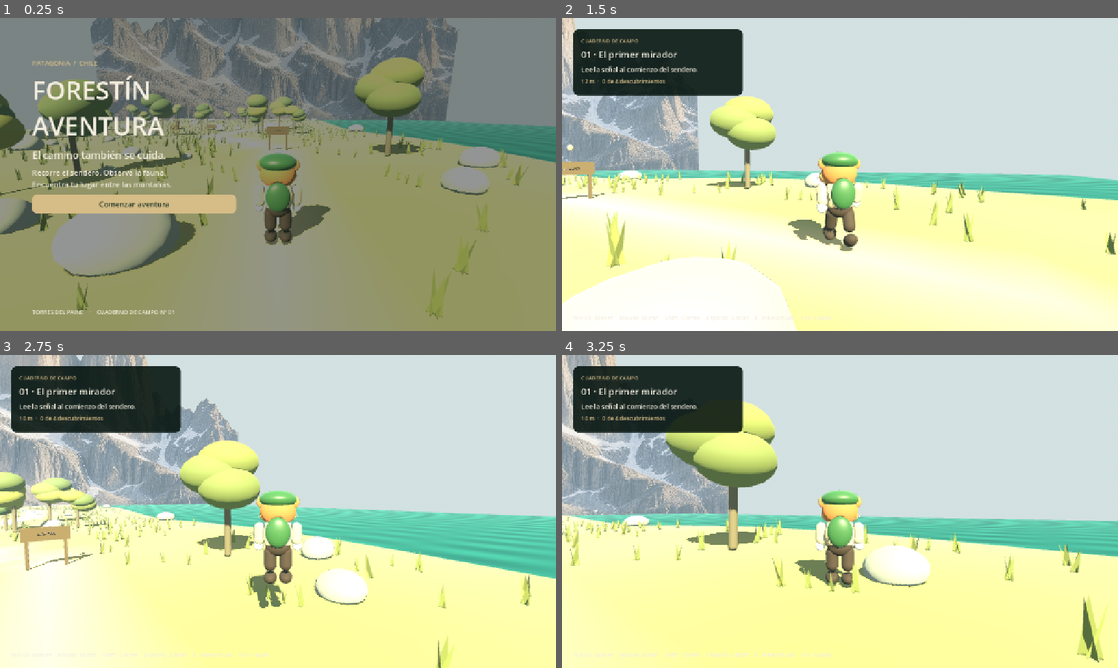
Above: before the commit, frames 1-4 (two rows, left to right).
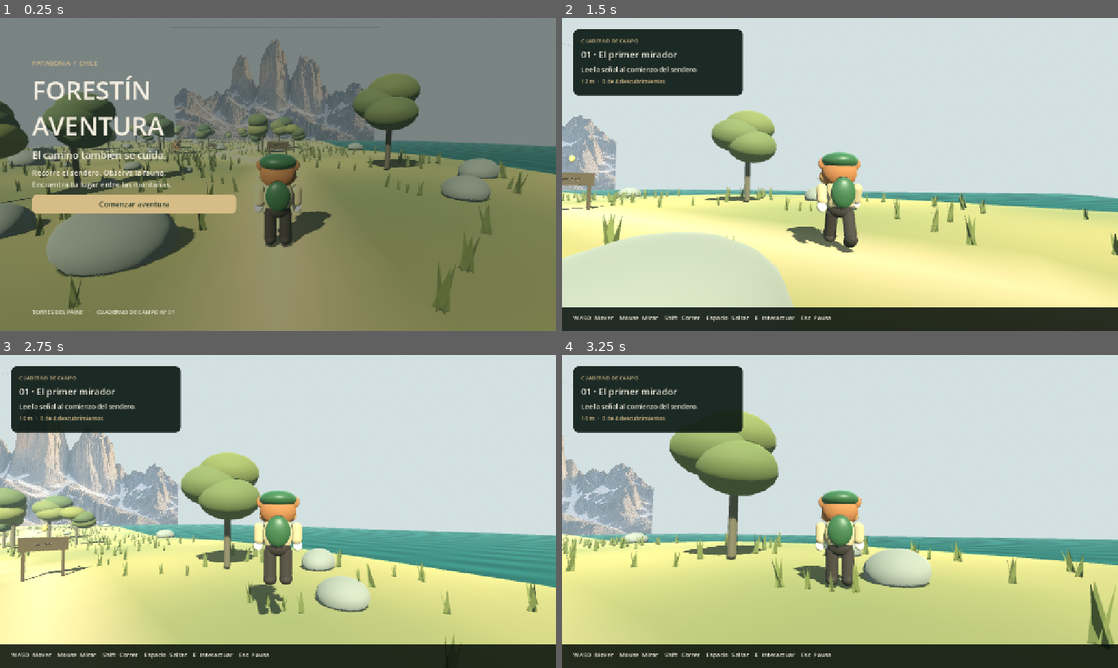
Above: after the commit, the same moments.

Repository: alfredo-org/per_forestin_explora
Game: Godot game, scene res://adventure/main.tscn
Same seed, same stepped clock (60 frames per second), same inputs: the game is played once before the commit and once after it.
Inputs (mouse positions are in pixels of both pictures, inside the frame that each line leads up to):
- Up to frame 1 (0.25 s): no input
- Up to frame 2 (1.5 s): click "Comenzar aventura" at 0.5 s; move the mouse to (867, 174) at 1.27 s; hold W (move_forward) from 1.28 s (still down); hold E (interact) from 1.28 s (still down); click (867, 174) at 1.42 s
- Up to frame 3 (2.75 s): keep holding W (move_forward); tap Space (jump) at 1.52, 2.27 s; move the mouse to (250, 511) at 2.02 s; release E (interact) at 2.03 s; tap Shift (sprint) at 2.1 s; click (250, 511) at 2.17 s
- Up to frame 4 (3.25 s): keep holding W (move_forward); move the mouse to (851, 505) at 2.77 s; hold E (interact) from 2.78 s (still down); click (851, 505) at 2.92 s

The runs differ from the first frame. In frame 1, 56% of the frame differs, in the area x 0-100%, y 0-100%; in frame 2, 57%; in frame 3, 60%; in frame 4, 56%.

Commit message:
fix(native): correct exposure and readability found in rendered QA

Diff:
--- a/game/adventure/landscape.gd
+++ b/game/adventure/landscape.gd
@@ -31,14 +31,14 @@
 	add_child(terrain);terrain.create_trimesh_collision()
 	var sky:=ProceduralSkyMaterial.new();sky.sky_top_color=Color("638f9f");sky.sky_horizon_color=Color("d2d1bb");sky.ground_horizon_color=Color("c9c7ad");sky.ground_bottom_color=Color("5c6654")
 	environment=Environment.new();environment.background_mode=Environment.BG_SKY;environment.sky=Sky.new();environment.sky.sky_material=sky
-	environment.ambient_light_source=Environment.AMBIENT_SOURCE_COLOR;environment.ambient_light_color=Color("c5dbda");environment.ambient_light_energy=0.65
+	environment.ambient_light_source=Environment.AMBIENT_SOURCE_COLOR;environment.ambient_light_color=Color("c5dbda");environment.ambient_light_energy=0.30
 	environment.tonemap_mode=Environment.TONE_MAPPER_FILMIC;environment.fog_enabled=true;environment.fog_density=0.0018;environment.fog_light_color=Color("b3c6c7")
 	var world_env:=WorldEnvironment.new();world_env.environment=environment;add_child(world_env)
-	sun=DirectionalLight3D.new();sun.name="Sun";sun.rotation_degrees=Vector3(-38,-32,0);sun.light_color=Color("ffdfab");sun.light_energy=1.7;sun.shadow_enabled=true;sun.directional_shadow_max_distance=70;add_child(sun)
+	sun=DirectionalLight3D.new();sun.name="Sun";sun.rotation_degrees=Vector3(-38,-32,0);sun.light_color=Color("fff0d7");sun.light_energy=0.70;sun.shadow_enabled=true;sun.directional_shadow_max_distance=70;add_child(sun)
 	var water:=MeshInstance3D.new();var plane:=PlaneMesh.new();plane.size=Vector2(50,140);water.mesh=plane;water.position=Vector3(38,-0.25,-40)
 	var shader:=Shader.new();shader.code="shader_type spatial; render_mode cull_disabled; void fragment(){ vec2 q=UV*90.;  …(188 unchanged characters)…
 	var wm:=ShaderMaterial.new();wm.shader=shader;water.material_override=wm;add_child(water)
-	var backdrop:=MeshInstance3D.new();var quad:=QuadMesh.new();quad.size=Vector2(200,133);backdrop.mesh=quad;backdrop.position=Vector3(-2,47,-139)
+	var backdrop:=MeshInstance3D.new();var quad:=QuadMesh.new();quad.size=Vector2(140,93);backdrop.mesh=quad;backdrop.position=Vector3(-2,27,-170)
 	var bm:=Shapes.material(Color.WHITE);bm.albedo_texture=load("res://assets/environment/torres.png");bm.transparency=Bas …(303 unchanged characters)…
 	var rng:=RandomNumberGenerator.new();rng.seed=381
 	var rockmat:=Shapes.material(Color("858b80"))
@@ -74,8 +74,8 @@
 	night=value
 	backdrop_material.albedo_color=Color("435978") if value else Color.WHITE
 	environment.fog_light_color=Color("243247") if value else Color("b3c6c7")
-	sun.light_energy=0.20 if value else 1.7;sun.light_color=Color("b1c5ef") if value else Color("ffdfab")
-	environment.ambient_light_energy=0.24 if value else 0.65
+	sun.light_energy=0.20 if value else 0.70;sun.light_color=Color("b1c5ef") if value else Color("fff0d7")
+	environment.ambient_light_energy=0.24 if value else 0.30
 	var sky:ProceduralSkyMaterial=environment.sky.sky_material
 	sky.sky_top_color=Color("09172e") if value else Color("638f9f");sky.sky_horizon_color=Color("31455e") if value else Color("d2d1bb")
 
--- a/game/adventure/main.gd
+++ b/game/adventure/main.gd
@@ -84,6 +84,7 @@
 	label(content,"CUADERNO DE CAMPO",12,Color("d6bc86"));objective=label(content,"",21);detail=label(content,"",15);distance_label=label(content,"",13,Color("d6bc86"))
 	hint=label(hud,"",21);hint.position=Vector2(250,618);hint.size.x=780;hint.horizontal_alignment=HORIZONTAL_ALIGNMENT_CENTER
 	hint.add_theme_color_override("font_shadow_color",Color.BLACK);hint.add_theme_constant_override("shadow_offset_x",2);hint.add_theme_constant_override("shadow_offset_y",2)
+	var control_bg:=ColorRect.new();control_bg.color=Color(0.02,0.055,0.04,0.86);control_bg.position=Vector2(0,666);control_bg.size=Vector2(1280,54);control_bg.mouse_filter=Control.MOUSE_FILTER_IGNORE;hud.add_child(control_bg)
 	var controls:=label(hud,"WASD  Mover    Mouse  Mirar    Shift  Correr    Espacio  Saltar    E  Interactuar    Esc  Pausa",14);controls.position=Vector2(26,680)
 	toast_label=label(hud,"",19,Color("f0d291"));toast_label.position=Vector2(440,26);toast_label.size.x=790;toast_label.horizontal_alignment=HORIZONTAL_ALIGNMENT_RIGHT
 	pause_ui=screen(canvas);darken(pause_ui,0.78);pause_ui.hide()
--- a/game/adventure/player.gd
+++ b/game/adventure/player.gd
@@ -2,7 +2,7 @@
 const Shapes = preload("res://adventure/shapes.gd")
 var active := false
 var yaw := 0.0
-var pitch := -0.23
+var pitch := -0.15
 var visual: Node3D
 var pivot: Node3D
 var arm: SpringArm3D
--- a/game/adventure/shapes.gd
+++ b/game/adventure/shapes.gd
@@ -60,7 +60,7 @@
 	box(root,Vector3(0,0.81,-0.27),Vector3(0.08,0.07,0.025),cream)
 	for side in [-1,1]:
 		var leg := pivot(root,Vector3(side*0.15,0.74,0),"LegL" if side<0 else "LegR")
-		capsule(leg,Vector3(0,-0.23,0),0.12,0.48,boots)
+		capsule(leg,Vector3(0,-0.31,0),0.12,0.68,boots)
 		ellipsoid(leg,Vector3(0,-0.61,-0.055),Vector3(0.26,0.23,0.43),boots)
 		var arm := pivot(root,Vector3(side*0.32,1.19,0),"ArmL" if side<0 else "ArmR")
 		capsule(arm,Vector3(side*0.035,-0.19,0),0.105,0.43,khaki)
Not shown, changed: docs/PHASE1_RESULT.md
